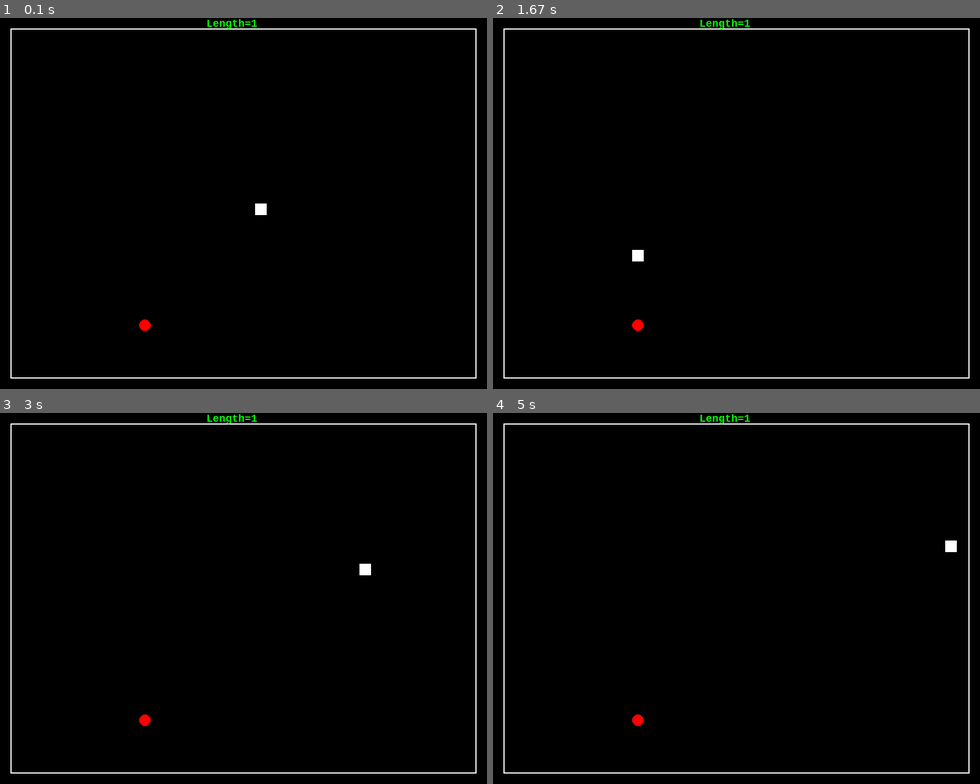
Above: before the commit, frames 1-4 (two rows, left to right).
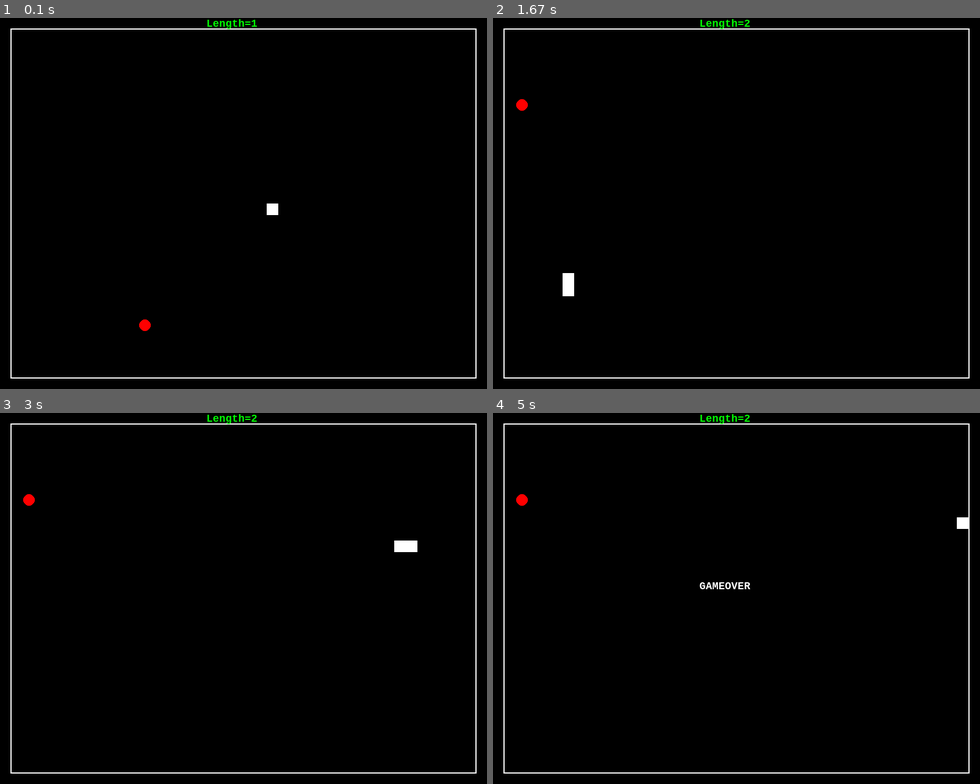
Above: after the commit, the same moments.

Repository: bijmuj/Learning
Game: pygame game, started from Snake/game.py
The game is run twice, just before and just after one commit, with the same random seed, the same clock (stepped at 60 frames per second) and the same inputs.
Inputs:
- Up to frame 1 (0.1 s): no input
- Up to frame 2 (1.67 s): tap Down at 0.33 s; tap Left at 0.67 s; hold W from 1.5 s (still down)
- Up to frame 3 (3 s): release W at 1.97 s; hold D 2-2.47 s; hold A from 2.5 s (still down)
- Up to frame 4 (5 s): release A at 3.03 s; hold S 3.07-3.37 s; hold A 3.4-3.8 s; hold W 3.83-4.2 s; hold D 4.23-4.87 s

The runs differ from the first frame. In frame 1, 0.1% of the frame differs, in the area x 52-58%, y 50-54%; in frame 2, 0.3%; in frame 3, 0.3%; in frame 4, 0.4%, in the area x 4-98%, y 0-85%.

Commit message:
Revert "Idk anymore"
This reverts commit b8f83e144a2610180cbb25f3ec68cd95a7809b24.

Diff:
--- a/21_first.py
+++ /dev/null
@@ -1,62 +0,0 @@
-import random
-
-
-def game(players):
-    total = 0
-    p1 = "player1"
-
-    if players == 2:
-        p2 = "player2"
-    elif players == 1:
-        p2 = "bot"
-        diff = int(input("bot difficulty(1-10)?:"))
-
-    turn = p1
-    while (total < 21):
-        print("{0}'s turn".format(turn))
-        i = 0
-        if players == 1 and turn == p2:
-            i = bot(total, diff)
-        else:
-            try:
-                i = int(input("enter a no between 1 and 3 inclusive:"))
-            except:
-                print("enter a valid int")
-
-        if i > 3 or i < 1 or total+i > 21:
-            print("invalid input")
-        else:
-            total += i
-            if turn == p1:
-                turn = p2
-
-            else:
-                turn = p1
-
-        print("total={0}\n".format(total))
-
-    if turn == p1:
-        turn = p2
-    else:
-        turn = p1
-    print("{0} wins".format(turn))
-
-
-def bot(total, diff):
-    keystone_values = [1, 5, 9, 13, 17, 21]
-    a = random.randint(1, 10)
-    i = 0
-    if a <= diff:
-        while total+i not in keystone_values:
-            i += 1
-    else:
-        i = random.randint(1, 3)
-        if i+total > 21:
-            i = 21-total
-
-    print("bot picked={0}".format(i))
-    return i
-
-
-p = int(input("no of players(1/2)?:"))
-game(p)
--- a/Snake/game.py
+++ b/Snake/game.py
@@ -76,7 +76,7 @@
                         self.snake.move(event.key)
             if self.snake.x[0]+10 == self.apple.x and self.snake.y[0]+10 == self.apple.y:
                 self.eat()
-            self.clock.tick(self.fps//6)
+            self.clock.tick(self.fps//4)
             self.snake.update()
             self.draw()
         if not self.snake.alive:
--- a/pygame.py
+++ /dev/null
@@ -1,99 +0,0 @@
-"""
-pygame 1.9.6
-"""
-import pygame
-import random
-
-
-class App:
-    def __init__(self, width=1280, height=720, fps=60):
-        pygame.init()
-        pygame.display.set_caption("Press ESC to quit")
-        self.screen = pygame.display.set_mode(
-            (width, height), pygame.DOUBLEBUF)
-        self.background = pygame.Surface(self.screen.get_size()).convert()
-        self.clock = pygame.time.Clock()
-        self.fps = fps
-        self.font = pygame.font.SysFont('mono', 20, bold=True)
-        # self.surf=pygame.Surface((100,100)).convert()
-        # self.surf.set_colorkey((0,0,0))
-        self.color = [0, 255, 0]
-        self.circ = Circle()
-
-    def run(self):
-        """
-        The mainloop
-        """
-        running = True
-
-        while running:
-            for event in pygame.event.get():
-                if event.type == pygame.QUIT:
-                    running = False
-                elif event.type == pygame.KEYDOWN:
-                    if event.key == pygame.K_ESCAPE:
-                        running = False
-
-            self.circ.move()
-
-            # milliseconds = self.clock.tick(self.fps)
-            # self.playtime += milliseconds / 1000.0
-            # self.draw_text("FPS: {:6.3}{}PLAYTIME: {:6.3} SECONDS".format(
-            #                self.clock.get_fps(), " "*5, self.playtime))
-            self.draw()
-            self.screen.blit(self.background, (0, 0))
-            pygame.display.flip()
-
-        pygame.quit()
-
-    # def rand(self):
-    #     for i in range(3):
-    #         self.color[i]=random.randint(1,255)
-
-    def draw(self):
-        self.background.fill((0, 0, 0
-                              ))
-        pygame.draw.circle(
-            self.background, (self.color[0], self.color[1], self.color[2]), self.circ.getvals(), 50, 3)
-    #     # pygame.draw.polygon(Surface, color, pointlist, width=0): return circ
-    #     pygame.draw.polygon(self.background, (self.color[0], self.color[1], self.color[2]),
-    #                         ((400, 150), (238, 600), (650, 300), (150, 300),  (562, 600), (400, 150)))
-    #     pygame.draw.circle(self.surf, (self.color[0],self.color[1],self.color[2]), (50,50),50)
-
-    # def draw_text(self, text):
-    #     """Center text in window
-    #     """
-    #     fw, fh = self.font.size(text)  # fw: font width,  fh: font height
-    #     surface = self.font.render(text, True, (self.color[0],self.color[1],self.color[2])
-    #     )
-
-    #     # // makes integer division in python3
-    #     self.screen.blit(surface, ((self.width - fw) //
-    #                                2, (self.height - fh) // 2))
-
-
-class Circle():
-    def __init__(self, x=50, y=50):
-        self.x = x
-        self.y = y
-        self.radius = 25
-
-    def move(self):
-        keys = pygame.key.get_pressed()
-
-        if keys[pygame.K_w] and self.y > 0:
-            self.y -= 10
-        elif keys[pygame.K_d] and self.y < 700:
-            self.x += 10
-        elif keys[pygame.K_a] and self.x > 0:
-            self.x -= 10
-        elif keys[pygame.K_s] and self.x < 700:
-            self.y += 10
-
-    def getvals(self):
-        return (self.x, self.y)
-
-
-if __name__ == '__main__':
-    # call with width of window and fps
-    App(800, 800).run()
--- a/test.py
+++ /dev/null
@@ -1,8 +0,0 @@
-x = []
-for i in range(10):
-    x.append(i)
-
-y = x
-y[0] += 1
-print(x)
-print(y)
--- a/tictactoe.py
+++ b/tictactoe.py
@@ -23,7 +23,7 @@
                 pos = -1
             if board[pos] != ' ':
                 pos = -1
-             if pos != -1:
+            if pos != -1:
                 spaces -= 1
         except:
             print("enter a valid position")
@@ -59,6 +59,7 @@
 
     return 'na'
 
+
 board = [' ']*10
 
 while not win and spaces:
